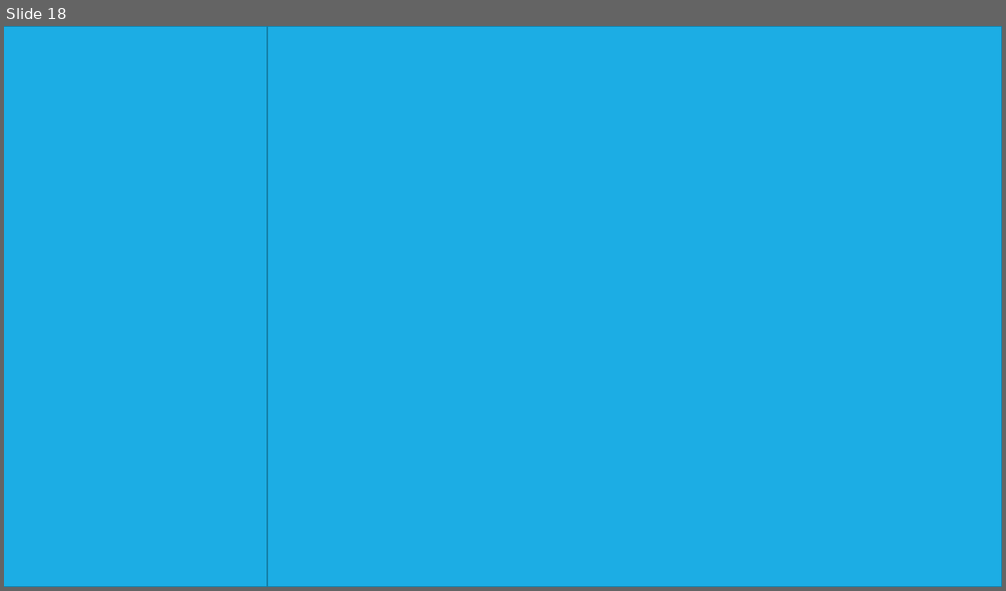
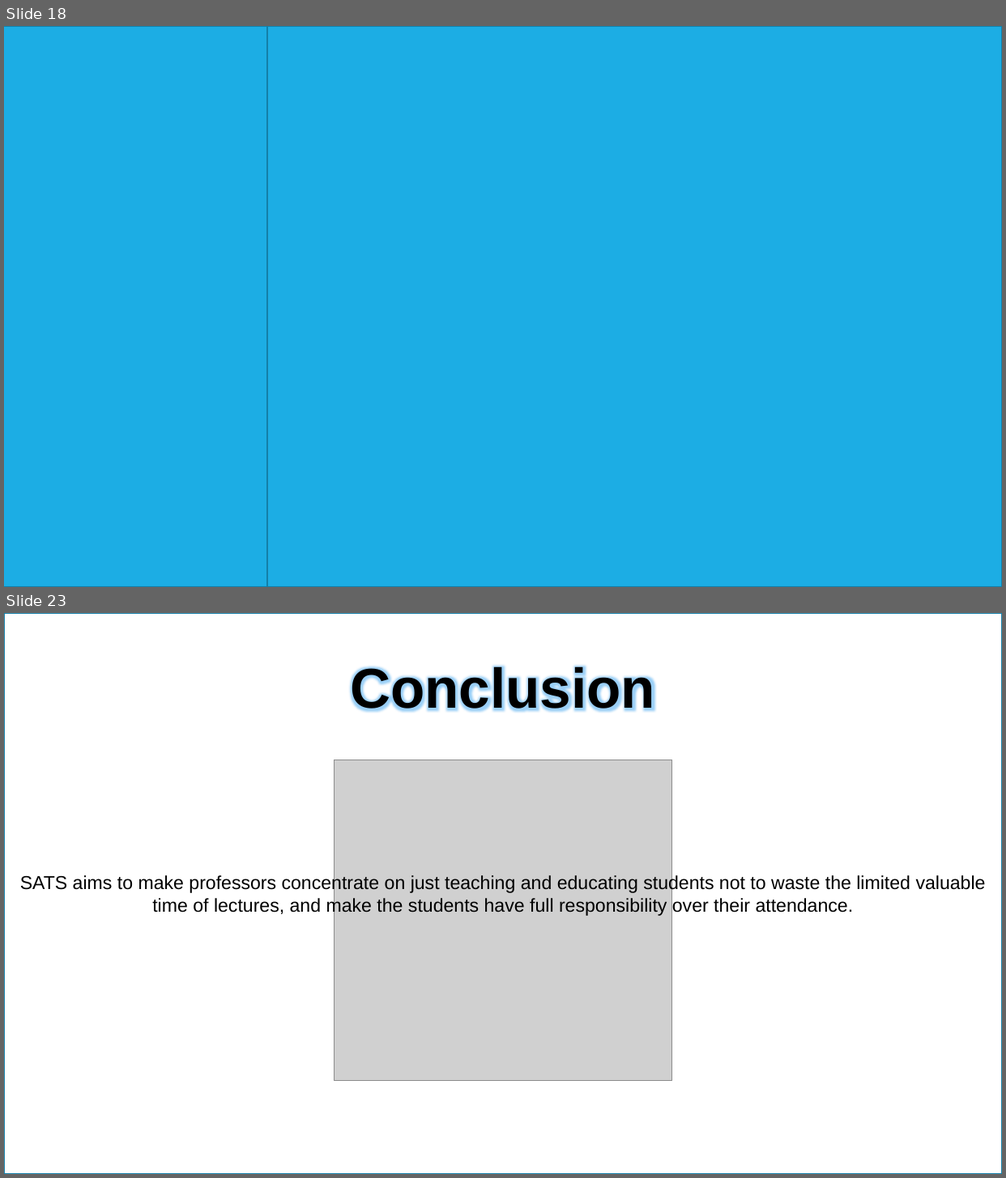
Before and after one commit to hashem-ali/SATS, a slide deck: ProjectPhases/Project-Phase-03-CS310-F-171.pptx. Shown one above the other, each under a label of ours: slide 18 before the commit, slides 18 and 23 after it; the slides between them are not shown. The pictures are 1006x591 and 1006x1178 pixels, drawn with LibreOffice and Linux fonts; fonts in the diff are those of the drawing; grey boxes stand for pictures. Boxes give left, top, right and bottom in pixels: in the first picture for what was removed or moved away, otherwise in the second. Text is boxed around its words. In the diff, an @@ line names an element or a change of style, - is before the commit and + after.

```diff
--- a/ProjectPhases/Project-Phase-03-CS310-F-171.pptx
+++ b/ProjectPhases/Project-Phase-03-CS310-F-171.pptx
@@ slide 23 added at <box>4,613,1002,1174</box>, background #FFFFFF; not listed: 1 template element that a slide beside it also shows @@
@@ rectangle added at <box>4,613,1002,1174</box>, fill #FFFFFF, outline #1580A9 1.25 pt @@
@@ text added at <box>350,663,655,718</box>, 54 pt, text #000000, bold @@
+Conclusion
@@ picture added at <box>334,760,672,1081</box> @@
@@ text added at <box>20,875,986,916</box>, 18 pt, text #000000 @@
+SATS aims to make professors concentrate on just teaching and educating students not to waste the limited valuable time of lectures, and make the students have full responsibility over their attendance.
```
Also in this commit, not shown: 7 slides changed, 3 other slides added.
